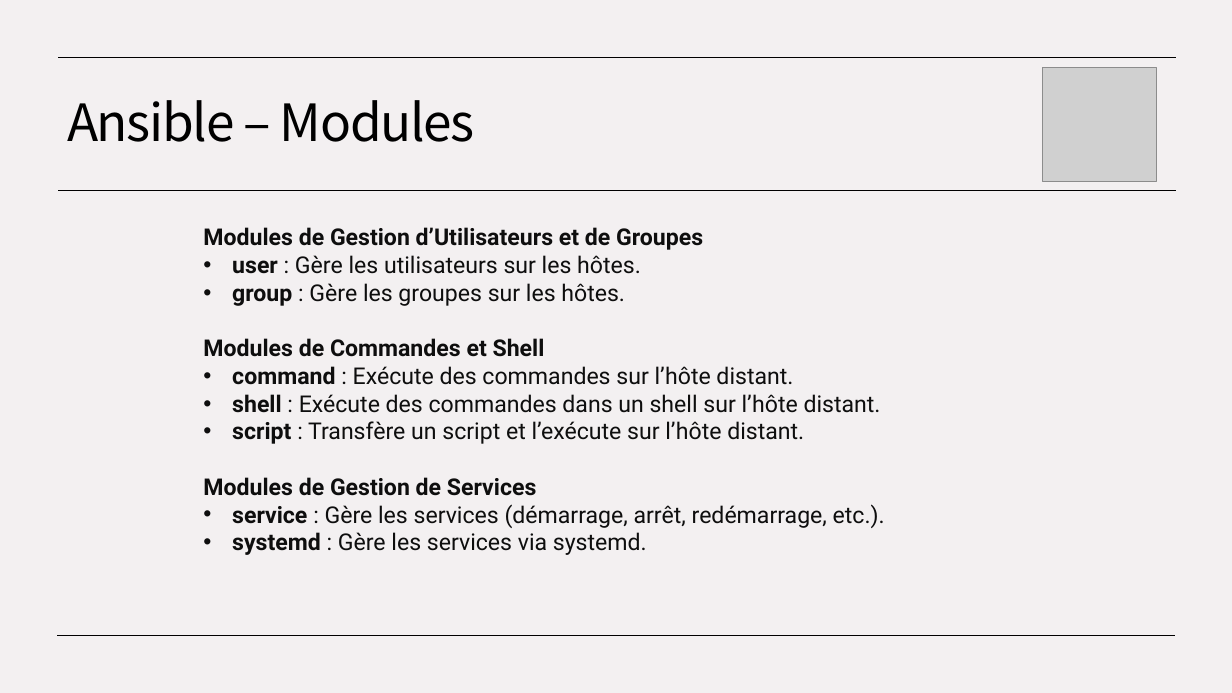
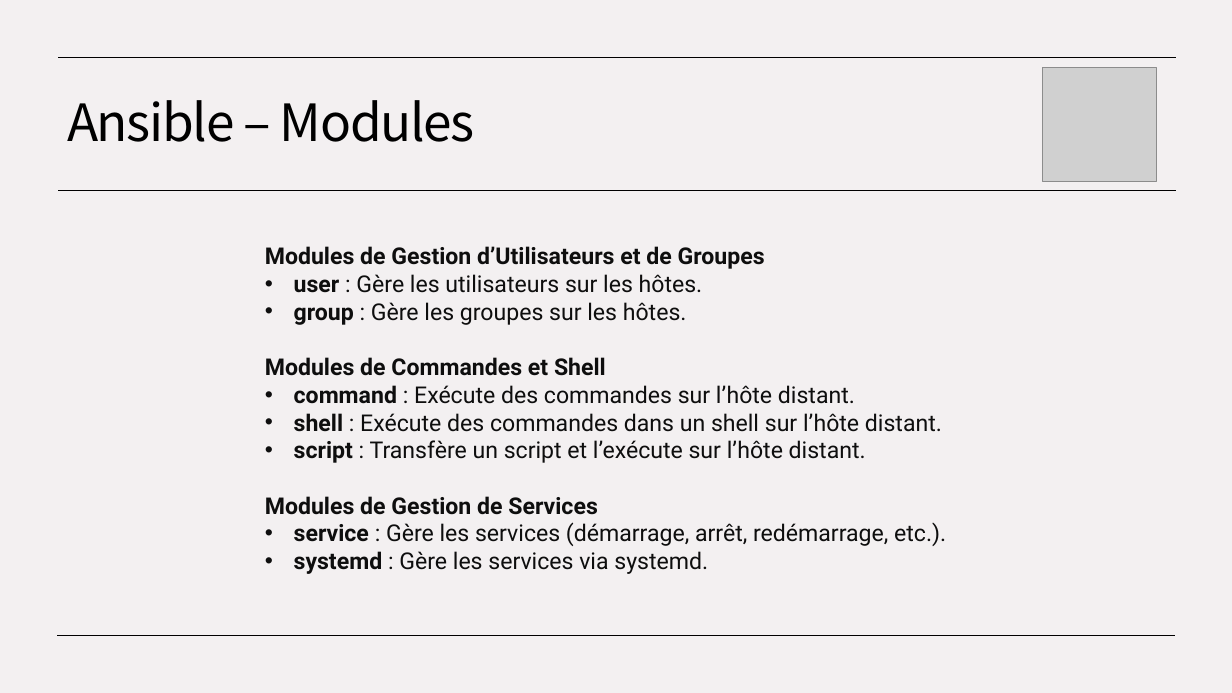
Before and after one commit to ConstevoTechnologies/EPSI---IaC, a slide deck: slide 28 of EPSI - Module IaC.pptx. Drawn at 1232x693 pixels with LibreOffice and Linux fonts; fonts in the diff are those of the drawing; grey boxes stand for pictures. Boxes give left, top, right and bottom in pixels: in the first picture for what was removed or moved away, otherwise in the second. Text is boxed around its words. In the diff, an @@ line names an element or a change of style, - is before the commit and + after.

```diff
--- a/EPSI - Module IaC.pptx
+++ b/EPSI - Module IaC.pptx
@@ text "Modules de Gestion d’Utilisateurs et ...": place and size @@
-text "Modules de Gestion d’Utilisateurs et ..." at [203, 227, 885, 555]
+text "Modules de Gestion d’Utilisateurs et ..." at [265, 246, 946, 574]
```
Also in this commit, not shown: 8 other slides changed.
